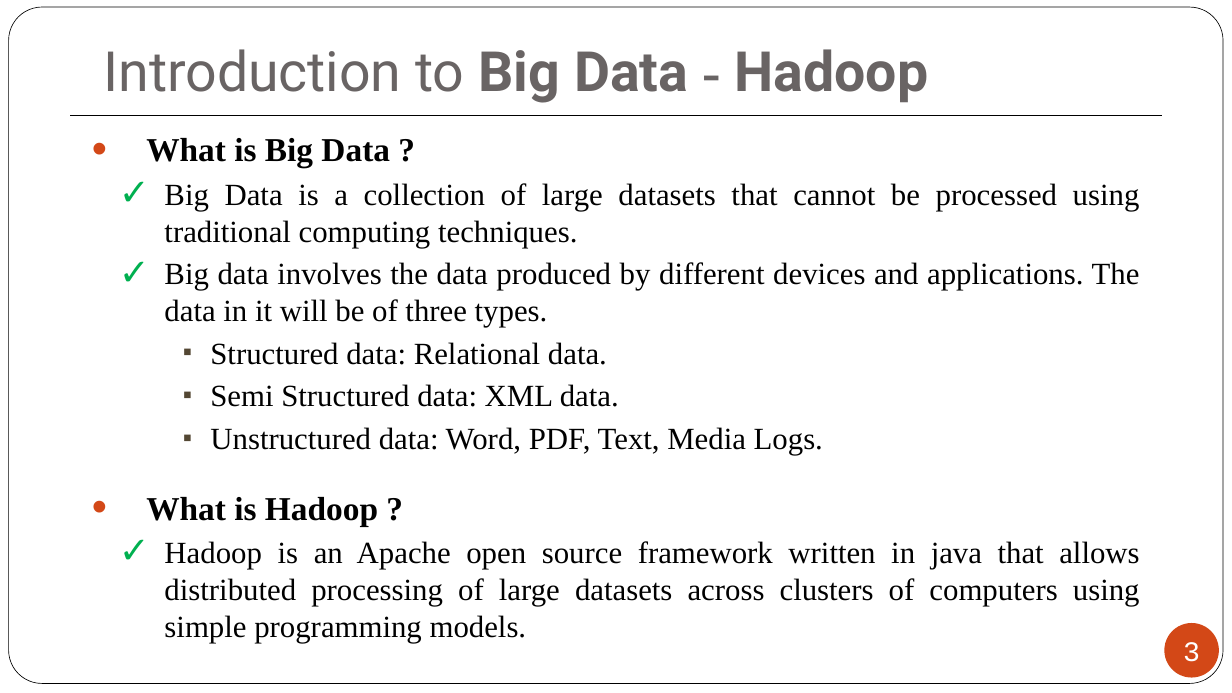
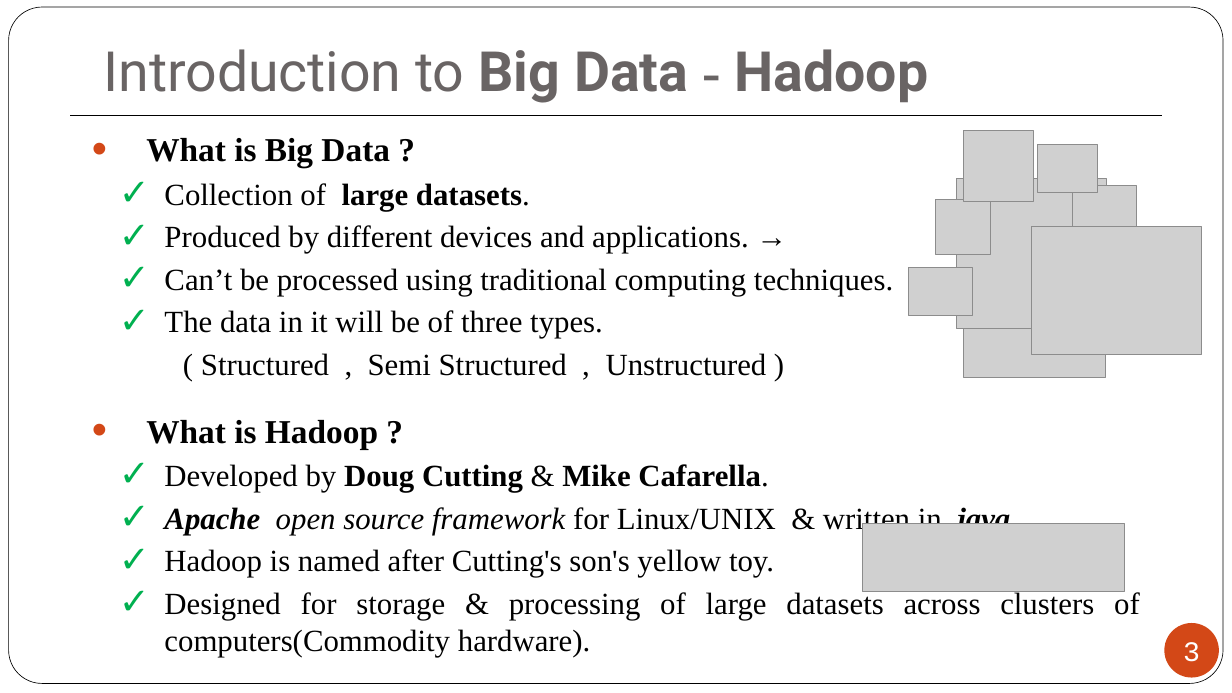
Before and after one commit to MaulikPatel295/MaulikPatel295, a slide deck: slide 3 of ALA/sem7/2170715_150124116006.pptx. Drawn at 1232x693 pixels with LibreOffice and Linux fonts; fonts in the diff are those of the drawing; grey boxes stand for pictures. Boxes give left, top, right and bottom in pixels: in the first picture for what was removed or moved away, otherwise in the second. Text is boxed around its words. In the diff, an @@ line names an element or a change of style, - is before the commit and + after.

```diff
--- a/ALA/sem7/2170715_150124116006.pptx
+++ b/ALA/sem7/2170715_150124116006.pptx
@@ text at bbox=[164, 183, 893, 376]: text changed @@
-  ✓ Big Data is a collection of large datasets that cannot be processed using traditional computing techniques.
-  ✓ Big data involves the data produced by different devices and applications. The data in it will be of three types.
-    ▪ Structured data: Relational data.
-    ▪ Semi Structured data: XML data.
-    ▪ Unstructured data: Word, PDF, Text, Media Logs.
+  ✓ Collection of large datasets.
+  ✓ Produced by different devices and applications. →
+  ✓ Can’t be processed using traditional computing techniques.
+  ✓ The data in it will be of three types.
+    ( Structured , Semi Structured , Unstructured )
@@ group added at bbox=[909, 131, 1202, 377]: 8 pictures @@
@@ text at bbox=[164, 464, 1140, 657]: text changed @@
-  ✓ Hadoop is an Apache open source framework written in java that allows distributed processing of large datasets across clusters of computers using simple programming models.
+  ✓ Developed by Doug Cutting & Mike Cafarella.
+  ✓ Apache open source framework for Linux/UNIX & written in java.
+  ✓ Hadoop is named after Cutting's son's yellow toy.
+  ✓ Designed for storage & processing of large datasets across clusters of computers(Commodity hardware).
@@ picture added at bbox=[862, 524, 1124, 592] @@
```
Also in this commit, not shown: 10 other slides changed, 1 slide added, 1 slide removed, 1 other file.
